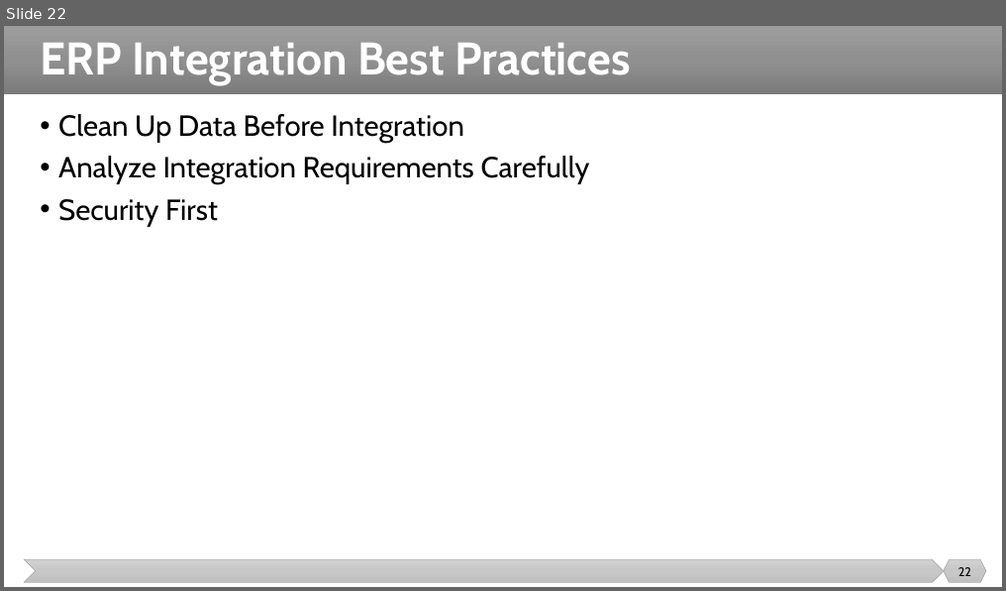
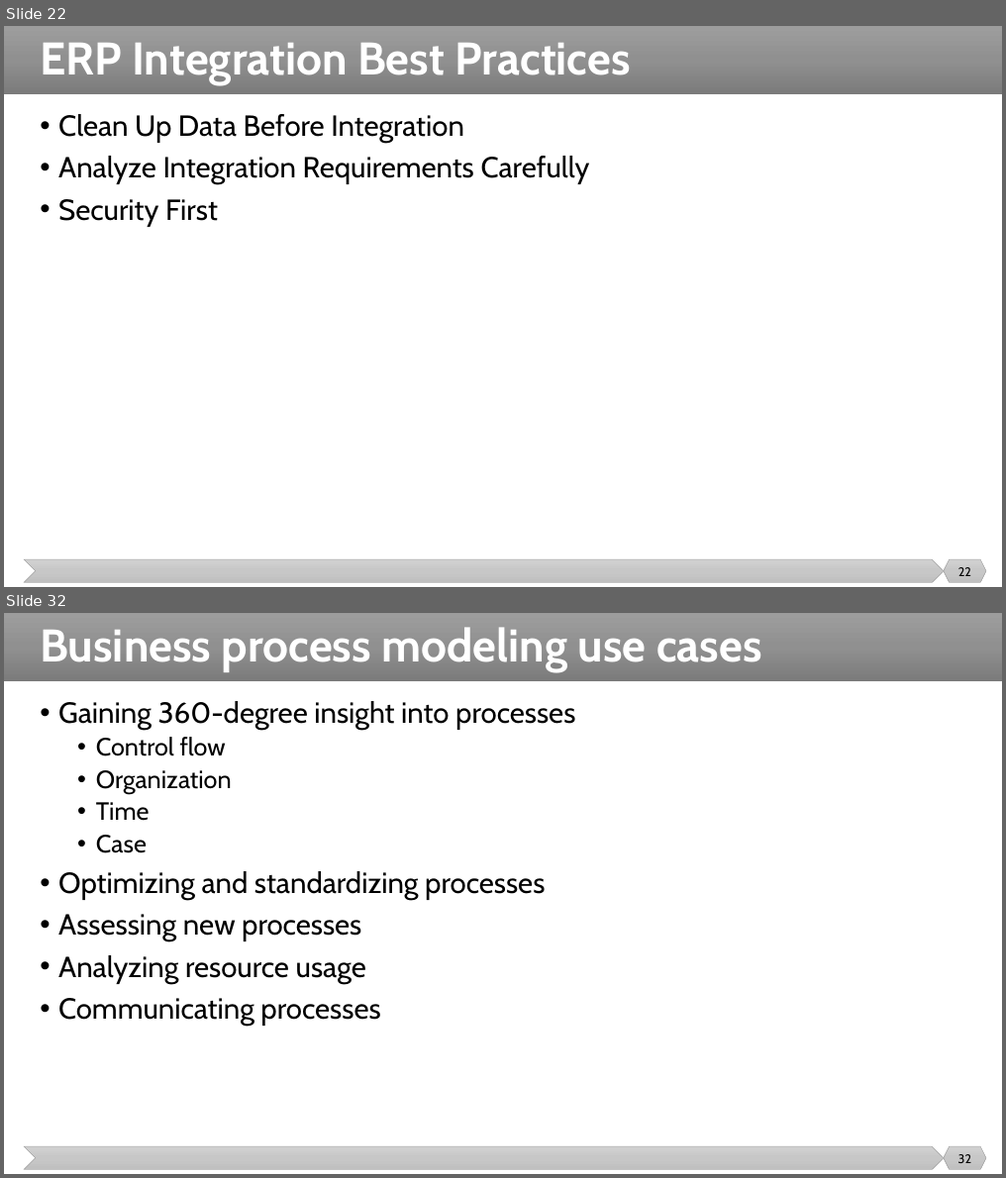
Before and after one commit to malenezi/malenezi, a slide deck: SE495/Lectures/3-ERP/ERP.pptx. Shown one above the other, each under a label of ours: slide 22 before the commit, slides 22 and 32 after it; the slides between them are not shown. The pictures are 1006x591 and 1006x1178 pixels, drawn with LibreOffice and Linux fonts; fonts in the diff are those of the drawing. Boxes give left, top, right and bottom in pixels: in the first picture for what was removed or moved away, otherwise in the second. Text is boxed around its words. In the diff, an @@ line names an element or a change of style, - is before the commit and + after.

```diff
--- a/SE495/Lectures/3-ERP/ERP.pptx
+++ b/SE495/Lectures/3-ERP/ERP.pptx
@@ slide 32 added at bbox=[4, 613, 1002, 1174], background #FFFFFF; not listed: 3 template elements that a slide beside it also shows @@
@@ title added at bbox=[40, 627, 762, 672], 44 pt, text #FFFFFF, bold @@
+Business process modeling use cases
@@ text added at bbox=[58, 701, 575, 1026], 28 pt, text #000000 @@
+• Gaining 360-degree insight into processes
+  • Control flow
+  • Organization
+  • Time
+  • Case
+• Optimizing and standardizing processes
+• Assessing new processes
+• Analyzing resource usage
+• Communicating processes
@@ page number added at bbox=[958, 1155, 971, 1163], 12 pt, text #000000 @@
+32
```
Also in this commit, not shown: 2 slides changed, 12 other slides added, 13 other files.
